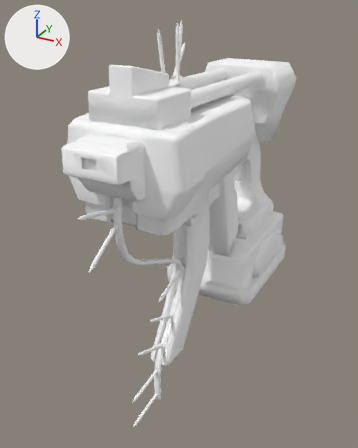
The FBX model Assets/Models/Weapon/Nail_Shotgun/Nail_Shotgun.fbx as it was, and as the next commit left it.
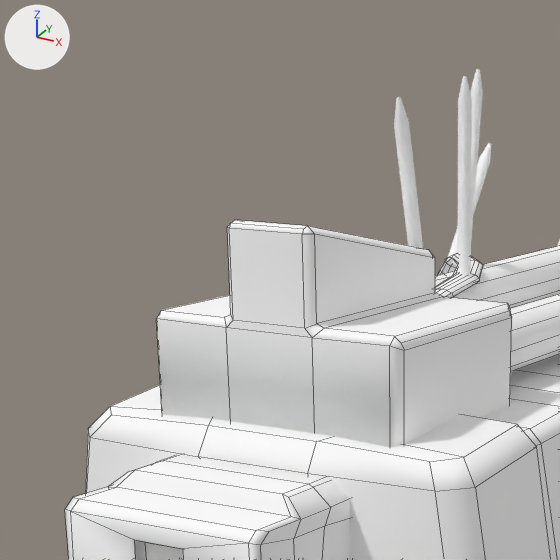
There are two pictures of each version: one whole from a camera (50 mm lens) standing at (0.0704, -0.9254, 1.1011) and looking at (-0.1925, -0.4473, 0.8621), one close up on the part from 12% to 57% of the width and 0% to 36% of the height. The lights are fixed; the arrows at upper left show +X, +Y and +Z. The close-ups show mesh edges as thin lines. Where no turn or scale is listed for an object, it has been applied to the vertices.

Script lines for the objects in view, before the commit:
```python
me_mesh_002 = bpy.data.meshes.new('Mesh.002')
me_mesh_002.from_pydata(...)  # 48 vertices, 44 faces; spans x -0.033..0.033, y -0.144..0.144, z -0.008..0.008
me_mesh_002.materials.append(mat_nail_gun1)  # its picture is missing
me_mesh_006 = bpy.data.meshes.new('Mesh.006')
me_mesh_006.from_pydata(...)  # 394 vertices, 392 faces; spans x -0.03..0.034, y -0.097..0.098, z -0.187..0.186
me_mesh_006.materials.append(mat_nail_gun1)  # its picture is missing
me_mesh_023 = bpy.data.meshes.new('Mesh.023')
me_mesh_023.from_pydata(...)  # 42 vertices, 40 faces; spans x -0.004..0.0035, y -0.0083..0.0053, z -0.0296..0.0293
me_mesh_023.materials.append(mat_nail_gun1)  # its picture is missing
ob_chiodi_low13 = bpy.data.objects.new('Chiodi_low13', me_mesh_023)
ob_chiodi_low13.location = (-0.2034, -0.4265, 1.0578)
ob_fascia_low = bpy.data.objects.new('Fascia_low', me_mesh_006)
ob_fascia_low.location = (-0.2045, -0.4974, 0.847)
ob_tubi__low = bpy.data.objects.new('Tubi__low', me_mesh_002)
ob_tubi__low.location = (-0.1751, -0.4215, 1.0205)
# also in view: 'Mirino_low' at (-0.1748, -0.5499, 1.0302); 'Canna_low' at (-0.1756, -0.4884, 0.9611); 'Chiodi_low11' at (-0.1748, -0.5107, 1.0535); 'Chiodi_low12' at (-0.1822, -0.4694, 1.0569); 'Fuoco_low' at (-0.1753, -0.6076, 0.975)
```
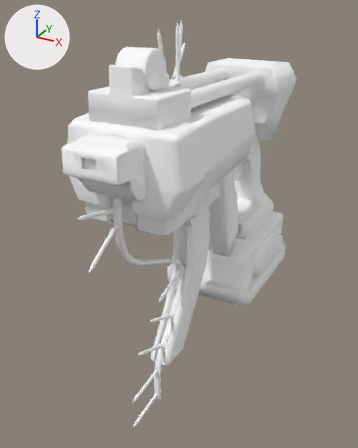
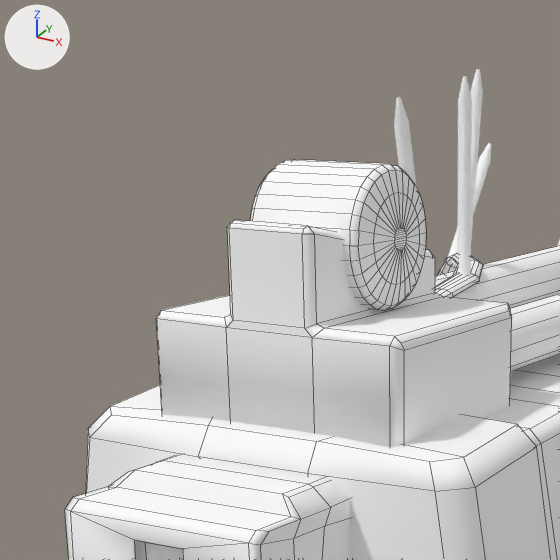
Diff of the bpy script that builds the scene:
```diff
--- a/Assets/Models/Weapon/Nail_Shotgun/Nail_Shotgun.fbx.py
+++ b/Assets/Models/Weapon/Nail_Shotgun/Nail_Shotgun.fbx.py
@@ me_mesh_034 @@
+me_mesh_034.from_pydata(...)  # 240 vertices, 238 faces; spans x -0.018..0.018, y -0.0175..0.0175, z -0.0174..0.0174
+me_mesh_034.materials.append(mat_nail_gun1)  # its picture is missing
@@ ob_emissivo @@
+ob_emissivo = bpy.data.objects.new('emissivo', me_mesh_034)
+ob_emissivo.location = (-0.1742, -0.5486, 1.0515)
```

Changed parts and their boxes (x1, y1, x2, y2) in the close-ups (560 x 560 px):
'emissivo', added: after (250, 159, 426, 311)
